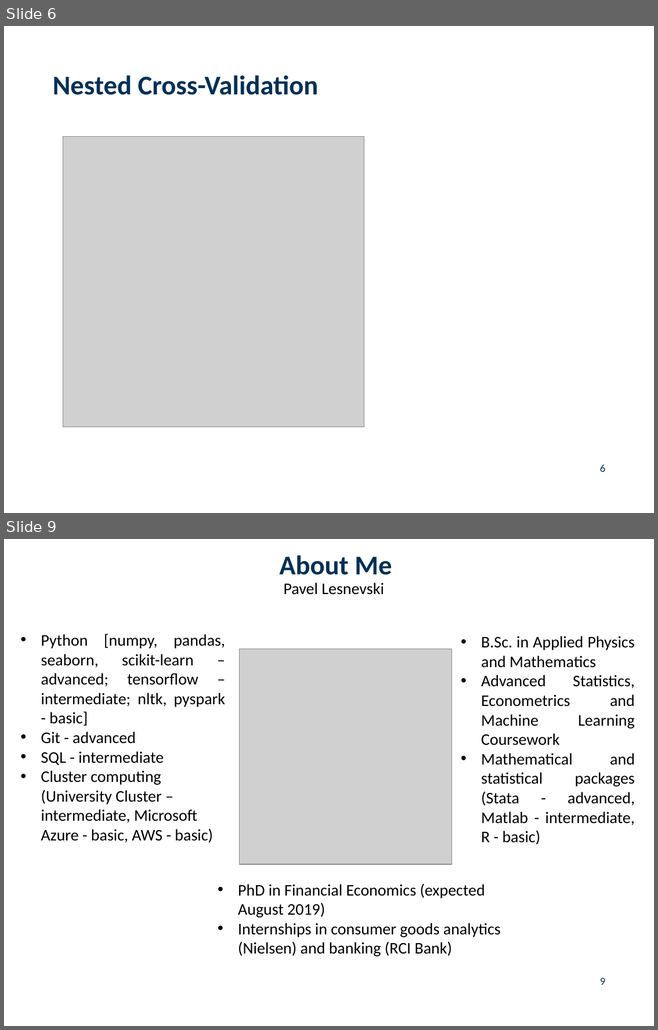
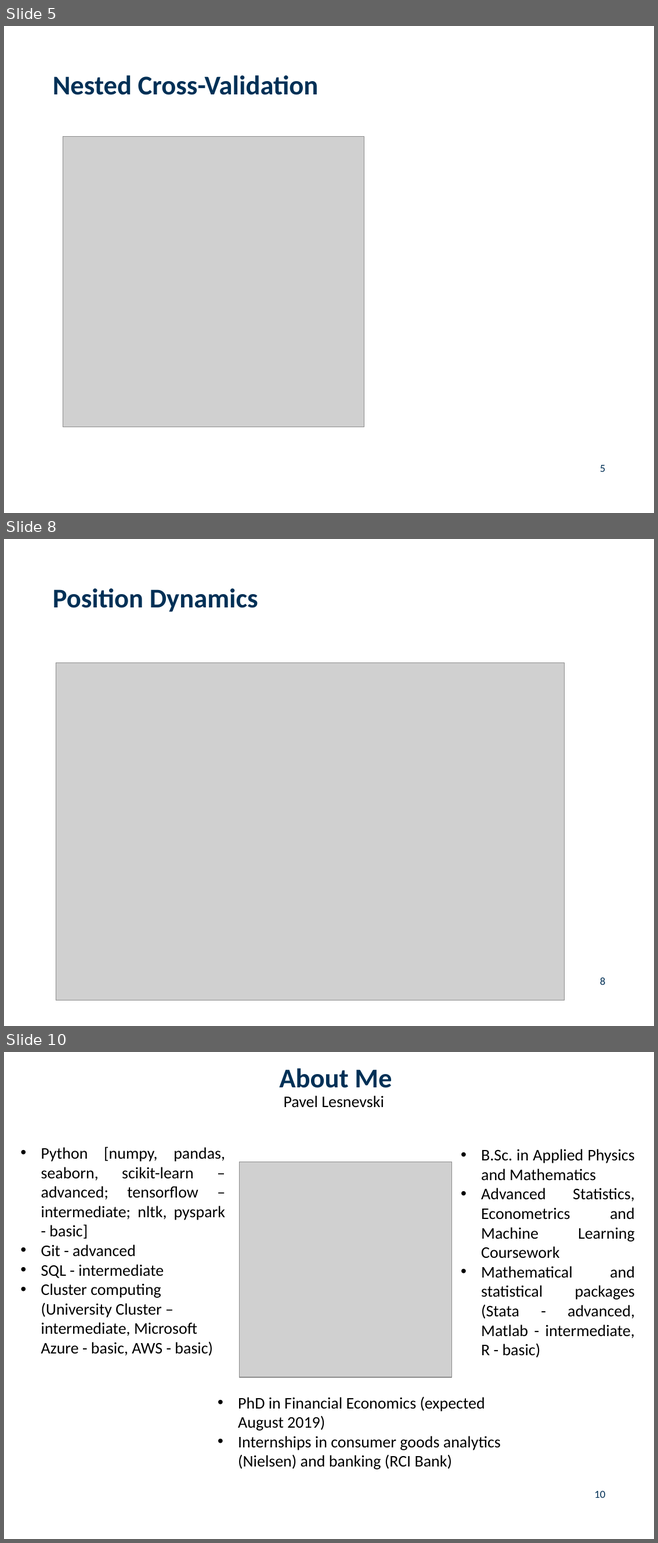
Before and after one commit to paveles/Machine_Learning_and_Equity_Index_Returns, a slide deck: reports/MachineLearning_StockMarketReturns_short.pptx. Shown one above the other, each under a label of ours: slides 6 and 9 before the commit, slides 5, 8 and 10 after it; the slides between them are not shown. The pictures are 658x1030 and 658x1543 pixels, drawn with LibreOffice and Linux fonts; fonts in the diff are those of the drawing; grey boxes stand for pictures; background and template pictures are left out. Boxes give left, top, right and bottom in pixels: in the first picture for what was removed or moved away, otherwise in the second. Text is boxed around its words. In the diff, an @@ line names an element or a change of style, - is before the commit and + after.

```diff
--- a/reports/MachineLearning_StockMarketReturns_short.pptx
+++ b/reports/MachineLearning_StockMarketReturns_short.pptx
@@ slide 8 added at box(4, 539, 654, 1026), background #FFFFFF @@
@@ title added at box(53, 588, 258, 612), 30 pt, text #003056, bold @@
+Position Dynamics
@@ picture added at box(56, 663, 565, 1001) @@
@@ page number added at box(600, 977, 605, 985), 12 pt, text #003056 @@
+8
@@ what was slide 6 is now slide 5 @@
@@ page number at box(600, 465, 605, 472): text changed @@
-6
+5
@@ what was slide 9 is now slide 10 @@
@@ page number at box(594, 1491, 605, 1498): text changed @@
-9
+10
```
Also in this commit, not shown: 6 slides changed, 2 other slides added, 1 slide removed, 2 other files.
